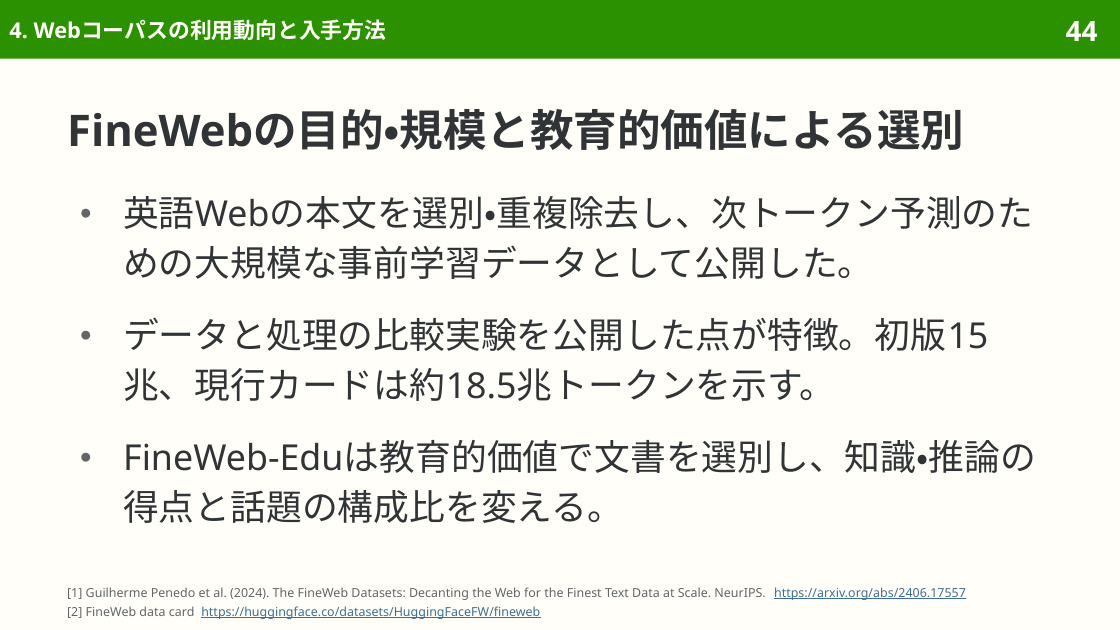
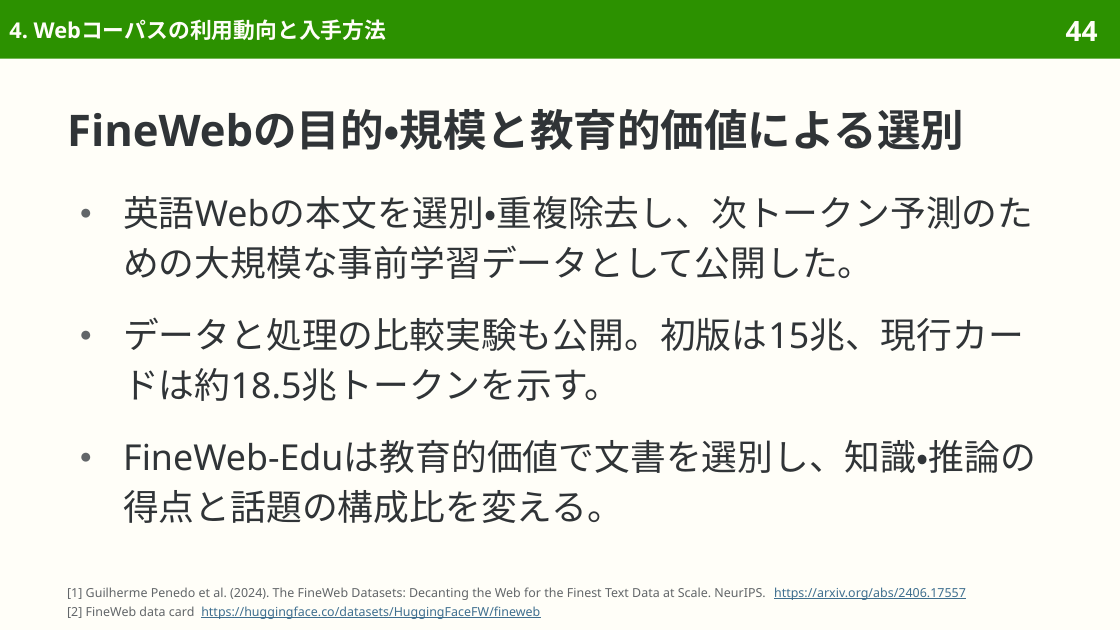
Before and after one commit to sasakiy84/datasets-in-10-minutes, a slide deck: slide 44 of slides/datasets-in-10-minutes-fineweb.pptx. Drawn at 1120x630 pixels with LibreOffice and Linux fonts; fonts in the diff are those of the drawing. Boxes give left, top, right and bottom in pixels: in the first picture for what was removed or moved away, otherwise in the second. Text is boxed around its words. In the diff, an @@ line names an element or a change of style, - is before the commit and + after.

```diff
--- a/slides/datasets-in-10-minutes-fineweb.pptx
+++ b/slides/datasets-in-10-minutes-fineweb.pptx
@@ text at [123, 317, 1024, 401]: text changed @@
-● データと処理の比較実験を公開した点が特徴。初版15兆、現行カードは約18.5兆トークンを示す。
+● データと処理の比較実験も公開。初版は15兆、現行カードは約18.5兆トークンを示す。
```
Also in this commit, not shown: 17 other slides changed, 7 other files.
